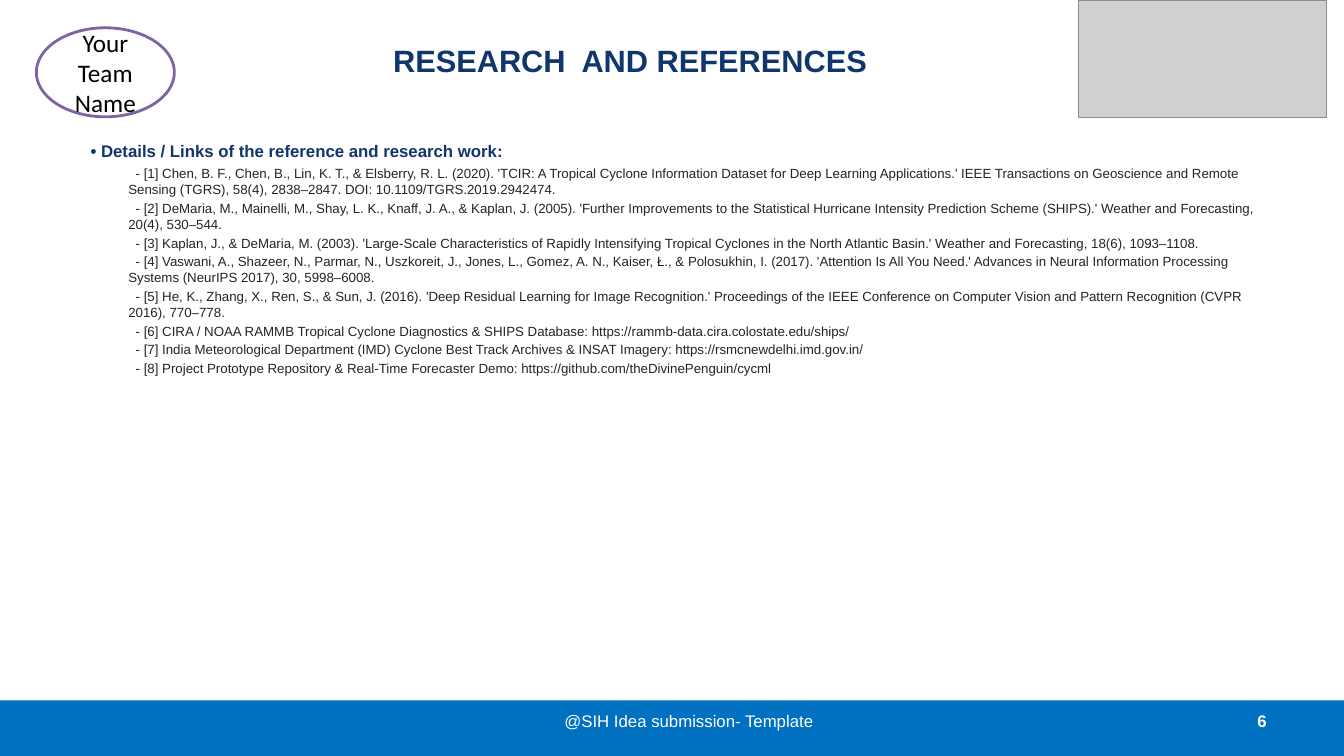
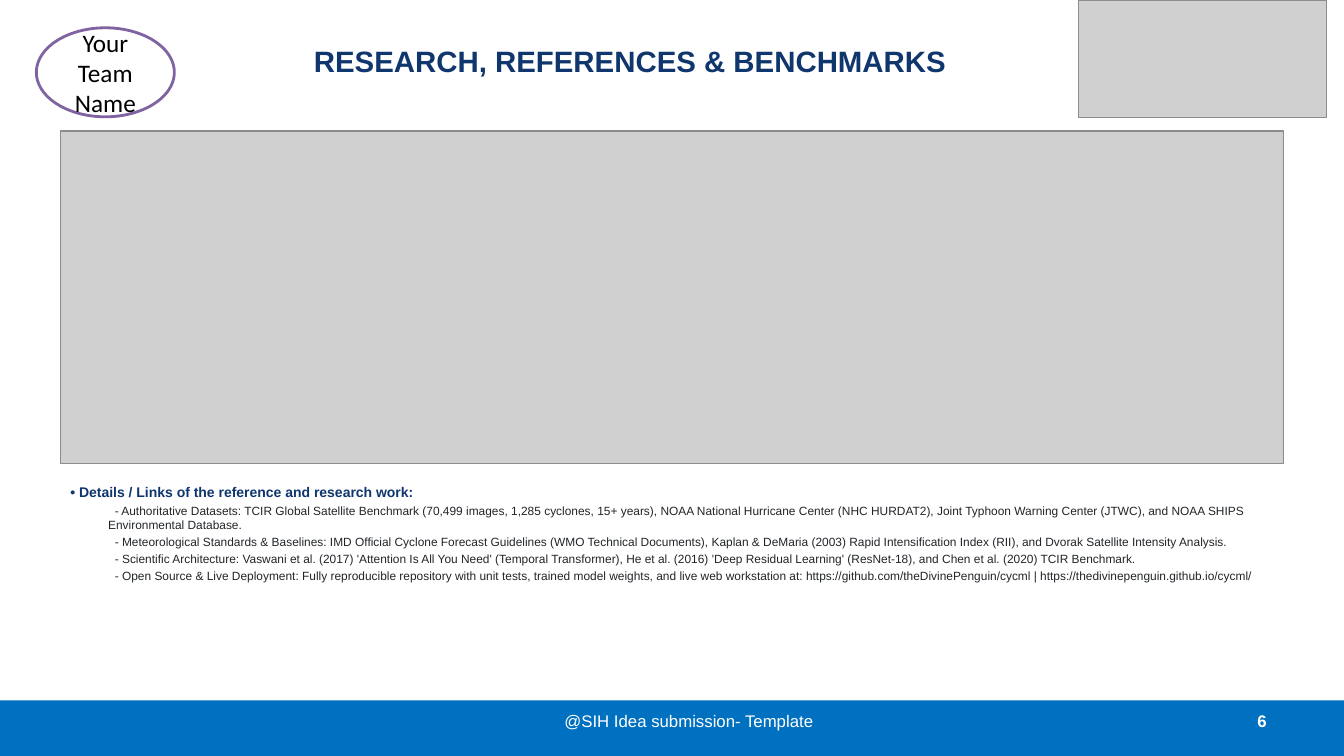
Before and after one commit to theDivinePenguin/cycml, a slide deck: slide 6 of SIH2026-IDEA-Presentation-Format.pptx. Drawn at 1344x756 pixels with LibreOffice and Linux fonts; fonts in the diff are those of the drawing; grey boxes stand for pictures. Boxes give left, top, right and bottom in pixels: in the first picture for what was removed or moved away, otherwise in the second. Text is boxed around its words. In the diff, an @@ line names an element or a change of style, - is before the commit and + after.

Commit message:
feat(presentation): populate official 6-slide SIH template with flowcharts, least-error cyclone graphs, roadmap, and export to PDF

```diff
--- a/SIH2026-IDEA-Presentation-Format.pptx
+++ b/SIH2026-IDEA-Presentation-Format.pptx
@@ title at (x1=314, y1=51, x2=945, y2=77): text changed; size 22 to 21 pt @@
-RESEARCH AND REFERENCES
+RESEARCH, REFERENCES & BENCHMARKS
@@ picture added at (x1=60, y1=131, x2=1284, y2=464) @@
@@ text "• Details / Links of ..." moved from (x1=101, y1=145, x2=1254, y2=376) to (x1=79, y1=487, x2=1251, y2=583) @@
@@ text at (x1=79, y1=487, x2=413, y2=497): size 12 to 10 pt in "• Details / Links of the reference ..."; less space between paragraphs @@
@@ text at (x1=108, y1=506, x2=1251, y2=583): text changed; size 9.5 to 8.5 pt @@
-- [1] Chen, B. F., Chen, B., Lin, K. T., & Elsberry, R. L. (2020). 'TCIR: A Tropical Cyclone Information Dataset for Deep Learning Applications.' IEEE Transactions on Geoscience and Remote Sensing (TGRS), 58(4), 2838–2847. DOI: 10.1109/TGRS.2019.2942474.
-- [2] DeMaria, M., Mainelli, M., Shay, L. K., Knaff, J. A., & Kaplan, J. (2005). 'Further Improvements to the Statistical Hurricane Intensity Prediction Scheme (SHIPS).' Weather and Forecasting, 20(4), 530–544.
-- [3] Kaplan, J., & DeMaria, M. (2003). 'Large-Scale Characteristics of Rapidly Intensifying Tropical Cyclones in the North Atlantic Basin.' Weather and Forecasting, 18(6), 1093–1108.
-- [4] Vaswani, A., Shazeer, N., Parmar, N., Uszkoreit, J., Jones, L., Gomez, A. N., Kaiser, Ł., & Polosukhin, I. (2017). 'Attention Is All You Need.' Advances in Neural Information Processing Systems (NeurIPS 2017), 30, 5998–6008.
-- [5] He, K., Zhang, X., Ren, S., & Sun, J. (2016). 'Deep Residual Learning for Image Recognition.' Proceedings of the IEEE Conference on Computer Vision and Pattern Recognition (CVPR 2016), 770–778.
-- [6] CIRA / NOAA RAMMB Tropical Cyclone Diagnostics & SHIPS Database: https://rammb-data.cira.colostate.edu/ships/
-- [7] India Meteorological Department (IMD) Cyclone Best Track Archives & INSAT Imagery: https://rsmcnewdelhi.imd.gov.in/
-- [8] Project Prototype Repository & Real-Time Forecaster Demo: https://github.com/theDivinePenguin/cycml
+- Authoritative Datasets: TCIR Global Satellite Benchmark (70,499 images, 1,285 cyclones, 15+ years), NOAA National Hurricane Center (NHC HURDAT2), Joint Typhoon Warning Center (JTWC), and NOAA SHIPS Environmental Database.
+- Meteorological Standards & Baselines: IMD Official Cyclone Forecast Guidelines (WMO Technical Documents), Kaplan & DeMaria (2003) Rapid Intensification Index (RII), and Dvorak Satellite Intensity Analysis.
+- Scientific Architecture: Vaswani et al. (2017) 'Attention Is All You Need' (Temporal Transformer), He et al. (2016) 'Deep Residual Learning' (ResNet-18), and Chen et al. (2020) TCIR Benchmark.
+- Open Source & Live Deployment: Fully reproducible repository with unit tests, trained model weights, and live web workstation at: https://github.com/theDivinePenguin/cycml | https://thedivinepenguin.github.io/cycml/
```
Also in this commit, not shown: 5 other slides changed, 1 slide removed, 8 other files.
